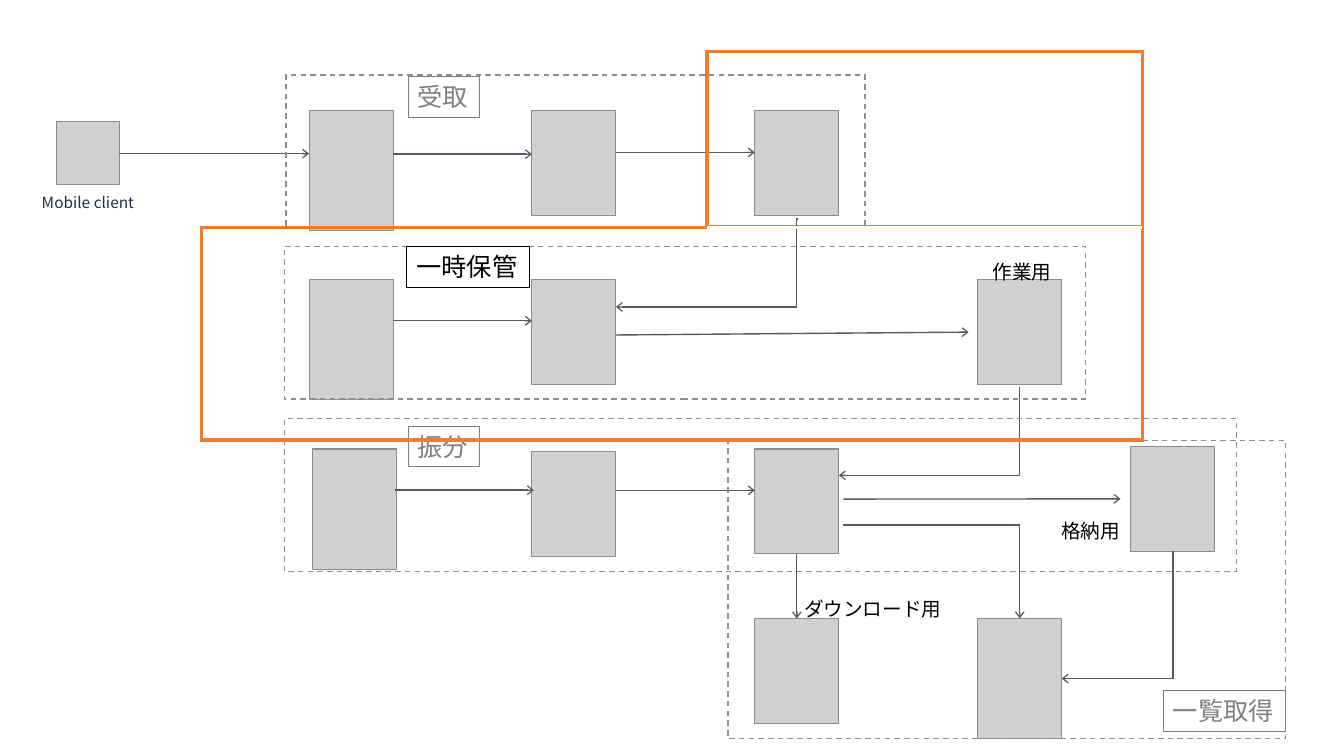
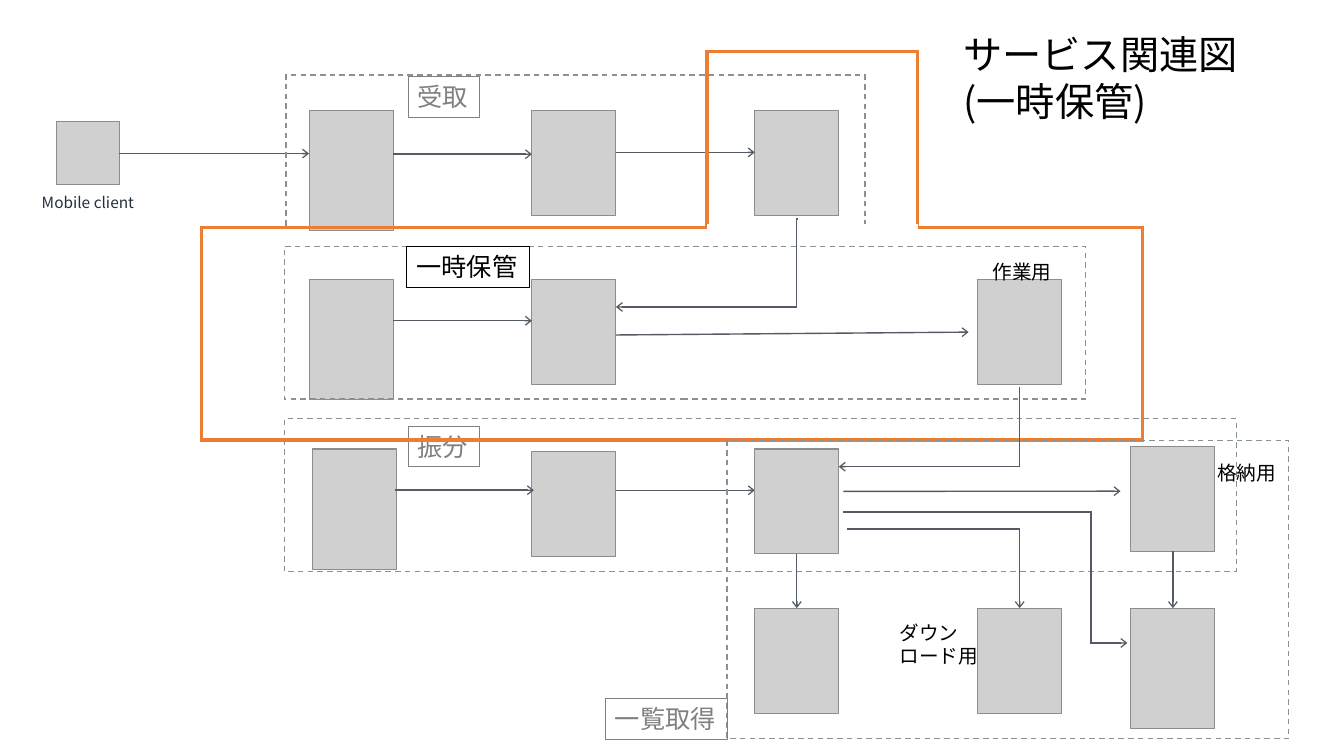
Before and after one commit to kodamashinji/task3, a slide deck: slide 8 of doc/arch.pptx (slide 7 before the commit). Drawn at 1344x756 pixels with LibreOffice and Linux fonts; fonts in the diff are those of the drawing; grey boxes stand for pictures. Boxes give left, top, right and bottom in pixels: in the first picture for what was removed or moved away, otherwise in the second. Text is boxed around its words. In the diff, an @@ line names an element or a change of style, - is before the commit and + after.

```diff
--- a/doc/arch.pptx
+++ b/doc/arch.pptx
@@ rectangle: place and size @@
-rectangle at <box>708,51,1143,227</box>
+rectangle at <box>708,51,919,227</box>
@@ text added at <box>964,36,1238,124</box>, 28 pt, text #000000 @@
+サービス関連図
+(一時保管)
@@ line moved from (708, 228) - (1142, 228) to (708, 228) - (919, 228) @@
@@ line (708, 228) - (919, 228): stroke #FFFFFF 2.75 pt to #FFFFFF 4.5 pt @@
@@ elbow arrow moved from (839, 476) - (1020, 387) to (839, 467) - (1020, 387) @@
@@ text "格納用" rewrapped from <box>1061,521,1120,540</box> to <box>1217,462,1276,486</box> @@
@@ arrow moved from (844, 499) - (1121, 499) to (844, 492) - (1121, 491) @@
@@ elbow arrow moved from (1062, 679) - (1174, 552) to (1127, 643) - (844, 512) @@
@@ elbow arrow moved from (1020, 619) - (844, 525) to (1020, 608) - (848, 529) @@
@@ arrow moved from (797, 555) - (797, 619) to (797, 555) - (797, 608) @@
@@ arrow added from (1174, 552) to (1174, 608), #545B64 1 pt @@
@@ picture added at <box>755,608,839,713</box> @@
@@ text at <box>899,623,977,665</box>: text changed @@
-ダウンロード用
+ダウン
+ロード用
@@ picture: place and size @@
-picture at <box>755,619,839,724</box>
+picture at <box>978,608,1062,713</box>
@@ picture: place and size @@
-picture at <box>978,619,1062,739</box>
+picture at <box>1131,608,1215,728</box>
@@ rectangle "一覧取得": place and size @@
-rectangle "一覧取得" at <box>1164,691,1286,731</box>
+rectangle "一覧取得" at <box>605,699,727,739</box>
```
Also in this commit, not shown: 8 other slides changed, 4 slides added, 1 other file.
